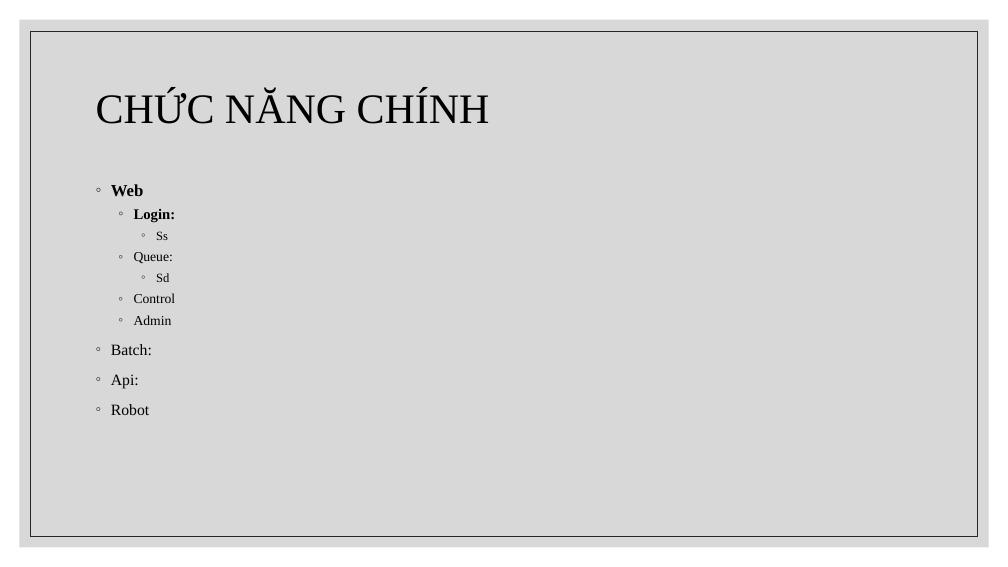
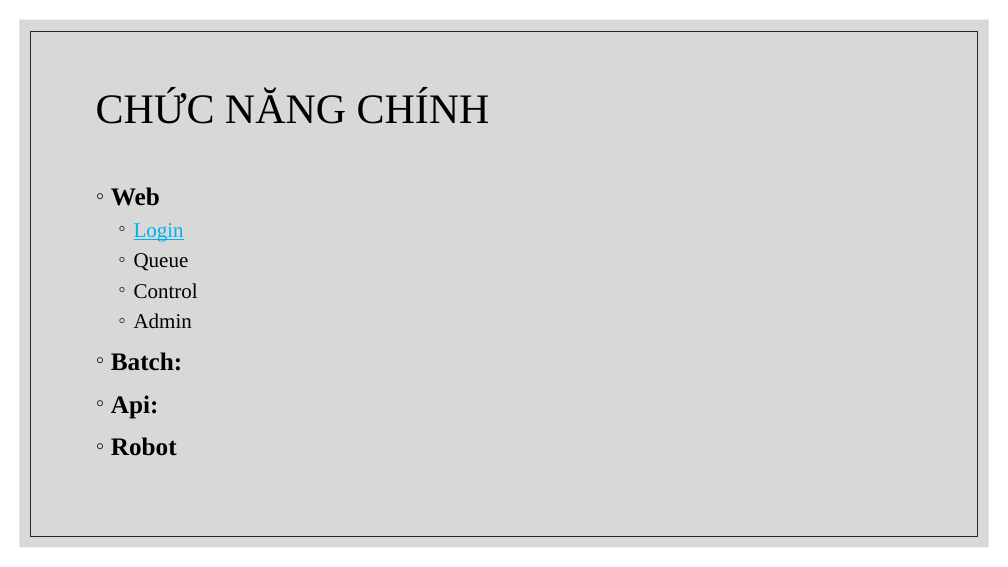
Before and after one commit to chet7h/restart_computer, a slide deck: slide 4 of Restart Computer.pptx. Drawn at 1008x567 pixels with LibreOffice and Linux fonts; fonts in the diff are those of the drawing. Boxes give left, top, right and bottom in pixels: in the first picture for what was removed or moved away, otherwise in the second. Text is boxed around its words. In the diff, an @@ line names an element or a change of style, - is before the commit and + after.

Commit message:
pp

```diff
--- a/Restart Computer.pptx
+++ b/Restart Computer.pptx
@@ text at [111, 187, 198, 456]: size 16 to 24 pt in "Web"; size 13 to 20 pt in "Control", "Admin"; size 15 to 24 pt, bold on in "Batch:", "Api:", "Robot" @@
@@ text at [134, 223, 189, 271]: text changed; size 14 to 20 pt; text colour #000000 to #00B0F0 @@
-  ◦ Login:
-    ◦ Ss
-  ◦ Queue:
-    ◦ Sd
+  ◦ Login
+  ◦ Queue
```
Also in this commit, not shown: 3 other slides changed, 13 slides added.
